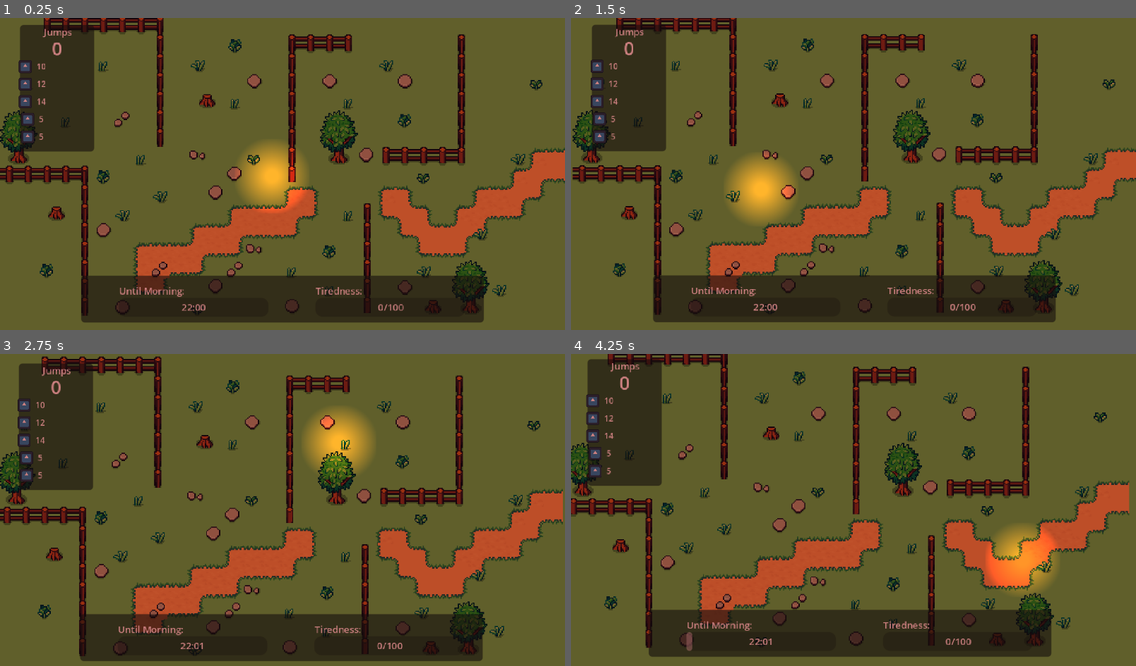
Above: before the commit, frames 1-4 (two rows, left to right).
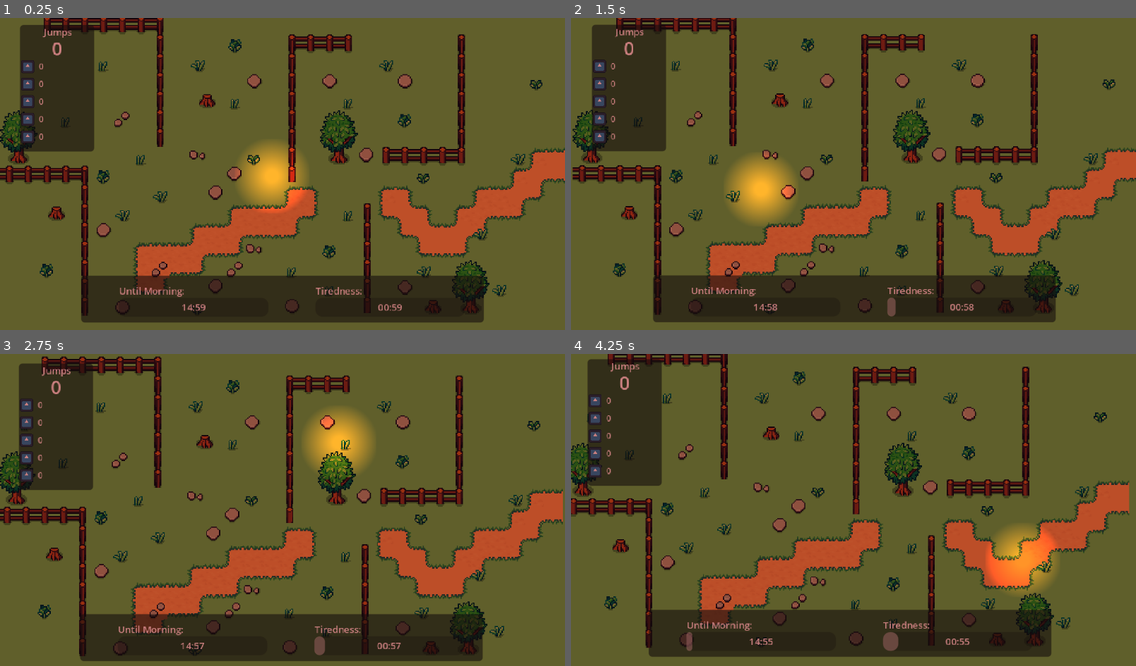
Above: after the commit, the same moments.

Repository: kandlash/Count-The-Sheep
Game: Godot game, scene res://scenes/world.tscn
Two runs of this game, one before a commit and one after it. Both use one fixed random seed, a clock stepped at 60 frames per second and the inputs below. The engine's default icon, where the game draws it, is replaced by a stand-in: a white triangle on a blue panel in a dark square. Sound files missing from this copy of the repository are replaced by a short silence.
Inputs (mouse positions are in pixels of both pictures, inside the frame that each line leads up to):
- Up to frame 1 (0.25 s): no input
- Up to frame 2 (1.5 s): tap Enter (ui_accept) at 0.5, 0.6, 0.77, 1.07, 1.35 s; move the mouse to (977, 161) at 0.52 s; click (977, 161) at 0.67 s; move the mouse to (740, 192) at 1.27 s; click (740, 192) at 1.42 s
- Up to frame 3 (2.75 s): tap Enter (ui_accept) at 1.52, 1.82, 2.1 s; move the mouse to (339, 441) at 2.02 s; click (339, 441) at 2.17 s
- Up to frame 4 (4.25 s): move the mouse to (825, 575) at 2.77 s; tap Enter (ui_accept) at 2.85, 3.02, 3.32, 3.6, 3.77, 4.07 s; click (825, 575) at 2.92 s; move the mouse to (1023, 559) at 3.52 s; click (1023, 559) at 3.67 s

The runs differ from the first frame. In frame 1, 0.3% of the frame differs, in the area x 3-72%, y 13-94%; in frame 2, 0.4%; in frame 3, 0.4%; in frame 4, 0.5%, in the area x 2-71%, y 12-96%.

Commit message:
night and tiredness countdown

Diff:
--- a/scripts/G.gd
+++ b/scripts/G.gd
@@ -1,9 +1,9 @@
 extends Node
 
-var tired_points := 0
+var tired_points :=  0.0
 var jumps_count := 0
 
-var max_tired_points := 100
+var max_tired_points := 60.0
 var money := 100
 
 var jump_power := 1.0
@@ -34,11 +34,11 @@
 }
 
 var rarity_counts := {
-	Rarity.COMMON: 10,
-	Rarity.UNCOMMON: 12,
-	Rarity.RARE: 14,
-	Rarity.EPIC: 5,
-	Rarity.LEGENDARY: 5
+	Rarity.COMMON: 0,
+	Rarity.UNCOMMON: 0,
+	Rarity.RARE: 0,
+	Rarity.EPIC: 0,
+	Rarity.LEGENDARY: 0
 }
 
 var sheep_chances := sheep_base_chances.duplicate()
--- a/scripts/world.gd
+++ b/scripts/world.gd
@@ -9,7 +9,6 @@
 @onready var tired_progressbar: ProgressBar = $Camera2D/UIHolder/Control/Panel/tired_progressbar
 @onready var tired_label: Label = $Camera2D/UIHolder/Control/Panel/tired_progressbar/tired_label
 
-
 @onready var common_label: Label = $Camera2D/UIHolder/Control/Panel2/VBoxContainer/HBoxContainer/common_label
 @onready var uncommon_label: Label = $Camera2D/UIHolder/Control/Panel2/VBoxContainer/HBoxContainer2/uncommon_label
 @onready var rare_label: Label = $Camera2D/UIHolder/Control/Panel2/VBoxContainer/HBoxContainer3/rare_label
@@ -17,32 +16,25 @@
 @onready var legendary_label: Label = $Camera2D/UIHolder/Control/Panel2/VBoxContainer/HBoxContainer5/legendary_label
 
 
+const REAL_DURATION := 15.0 * 60.0 # ночь
+var elapsed := 0.0
 
-var jumps_count:= 0
-var tired_points:=0
-var max_tired_points:=100
-
-const REAL_DURATION := 15.0 * 60.0
-const START_TIME_MIN := 22 * 60
-const END_TIME_MIN := 5 * 60
-
-var elapsed := 0.0
-var total_game_minutes := 0
 
 func _ready() -> void:
 	TranslationServer.set_locale("en")
 	G.world = self
-	total_game_minutes = (24 * 60 - START_TIME_MIN) + END_TIME_MIN
 
 	time_progressbar.min_value = 0
 	time_progressbar.max_value = REAL_DURATION
 	time_progressbar.value = 0
 
-	# важно для tired bar
+	# tired теперь тоже countdown
 	tired_progressbar.min_value = 0
 	tired_progressbar.max_value = G.max_tired_points
-	tired_progressbar.value = 0
-	tired_label.text = "%d/%d" % [G.tired_points, G.max_tired_points]
+	tired_progressbar.value = G.tired_points
+
+	_update_tired_ui()
+	_update_jumps_ui()
 	_update_rarity_ui()
 
 
@@ -53,77 +45,77 @@
 	elapsed += delta
 	time_progressbar.value = elapsed
 
+	_update_time()
+	_update_tired(delta)
+
+
+# ---------------- TIME ----------------
+
+func _update_time():
+	var remaining := REAL_DURATION - elapsed
+	remaining = max(remaining, 0.0)
+
+	var total_sec := int(remaining)
+	var minutes := total_sec / 60
+	var seconds := total_sec % 60
+
+	time_label.text = "%02d:%02d" % [minutes, seconds]
+
+	_update_lighting()
+
+
+# ---------------- LIGHT ----------------
+
+func _update_lighting() -> void:
 	var t := elapsed / REAL_DURATION
 
-	var passed_minutes := int(t * total_game_minutes)
-	var current_minutes := START_TIME_MIN + passed_minutes
+	var peak := 0.7
+	var dist = abs(t - peak)
+	var k = clamp(1.0 - dist / peak, 0.0, 1.0)
 
-	if current_minutes >= 24 * 60:
-		current_minutes -= 24 * 60
-
-	var hours := current_minutes / 60
-	var minutes := current_minutes % 60
-
-	time_label.text = "%02d:%02d" % [hours, minutes]
-
-	_update_lighting(current_minutes)
-
-func _update_lighting(current_minutes: int) -> void:
-	# === MAIN LIGHT ===
-	# пик в 03:00 (180 минут)
-	var peak_time := 3 * 60
-
-	# расстояние по кругу времени
-	var dist_to_peak := _time_distance(current_minutes, peak_time)
-
-	# максимальная дистанция (22:00 -> 03:00 = 5 часов = 300 минут)
-	var max_dist := 5 * 60
-
-	var k = clamp(1.0 - float(dist_to_peak) / max_dist, 0.0, 1.0)
-
-	# от 0.5 до 0.8
 	main_light.energy = lerp(0.5, 0.8, k)
 
-
-	# === SUNSET LIGHT ===
-	# с 22:00 до 23:00 плавно гаснет
-	var start := 22 * 60
-	var end := 23 * 60
-
-	if current_minutes >= start and current_minutes <= end:
-		var t := float(current_minutes - start) / float(end - start)
-		sunset_light.energy = lerp(0.3, 0.0, t)
+	if t <= 0.15:
+		var sunset_t := t / 0.15
+		sunset_light.energy = lerp(0.3, 0.0, sunset_t)
 	else:
 		sunset_light.energy = 0.0
 
 
-func _time_distance(a: int, b: int) -> int:
-	var diff = abs(a - b)
-	return min(diff, 24 * 60 - diff)
+# ---------------- TIRED (COUNTDOWN) ----------------
 
-func add_jump(jump_points: int, tired_add: int, rarity: int):
+func _update_tired(delta: float) -> void:
+	G.tired_points += delta
+	G.tired_points = min(G.tired_points, G.max_tired_points)
+
+	_update_tired_ui_animated()
+
+	if G.tired_points >= G.max_tired_points:
+		_on_exhausted()
+
+
+func _on_exhausted():
+	G.tired_points = 0
+
+	_update_jumps_ui()
+	_update_rarity_ui()
+
+	Transition.transition()
+	await Transition.on_transition_finished
+	get_tree().change_scene_to_file("res://scenes/money_count.tscn")
+
+
+# ---------------- GAMEPLAY ----------------
+
+func add_jump(jump_points: int, _tired_add: int, rarity: int):
 	G.jumps_count += jump_points
-	G.tired_points = clamp(G.tired_points + tired_add, 0, G.max_tired_points)
-
-	# 🆕 глобально учитываем редкость
 	G.add_rarity(rarity)
 
-	if G.tired_points == G.max_tired_points:
-		G.tired_points = 0
-		Transition.transition()
-		await Transition.on_transition_finished
-		get_tree().change_scene_to_file("res://scenes/money_count.tscn")
-
 	_update_jumps_ui()
-	_update_tired_ui_animated()
 	_update_rarity_ui()
 
-func _update_rarity_ui():
-	common_label.text = str(G.rarity_counts[G.Rarity.COMMON])
-	uncommon_label.text = str(G.rarity_counts[G.Rarity.UNCOMMON])
-	rare_label.text = str(G.rarity_counts[G.Rarity.RARE])
-	epic_label.text = str(G.rarity_counts[G.Rarity.EPIC])
-	legendary_label.text = str(G.rarity_counts[G.Rarity.LEGENDARY])
+
+# ---------------- UI ----------------
 
 func _update_jumps_ui() -> void:
 	jumps_label.text = str(G.jumps_count)
@@ -135,16 +127,28 @@
 		.set_ease(Tween.EASE_OUT)
 
 
+func _update_tired_ui():
+	var remaining := int(G.max_tired_points - G.tired_points)
+	remaining = max(remaining, 0)
+
+	tired_label.text = "%02d:%02d" % [remaining / 60, remaining % 60]
+	tired_progressbar.value = G.tired_points
+
+
 func _update_tired_ui_animated() -> void:
-	tired_label.text = "%d/%d" % [G.tired_points, G.max_tired_points]
+	var remaining := int(G.max_tired_points - G.tired_points)
+	remaining = max(remaining, 0)
+
+	tired_label.text = "%02d:%02d" % [remaining / 60, remaining % 60]
 
 	var tween := create_tween()
+	tween.tween_property(tired_progressbar, "value", G.tired_points, 0.2)\
+		.set_trans(Tween.TRANS_LINEAR)
 
-	tween.tween_property(tired_progressbar, "value", G.tired_points, 0.4)\
-		.set_trans(Tween.TRANS_SINE)\
-		.set_ease(Tween.EASE_OUT)
 
-	tired_progressbar.scale = Vector2(1.03, 1.03)
-	tween.parallel().tween_property(tired_progressbar, "scale", Vector2.ONE, 0.25)\
-		.set_trans(Tween.TRANS_BACK)\
-		.set_ease(Tween.EASE_OUT)
+func _update_rarity_ui():
+	common_label.text = str(G.rarity_counts[G.Rarity.COMMON])
+	uncommon_label.text = str(G.rarity_counts[G.Rarity.UNCOMMON])
+	rare_label.text = str(G.rarity_counts[G.Rarity.RARE])
+	epic_label.text = str(G.rarity_counts[G.Rarity.EPIC])
+	legendary_label.text = str(G.rarity_counts[G.Rarity.LEGENDARY])
Binary file changed: assets/translation/lang.en.translation
Binary file changed: assets/translation/lang.ru.translation
